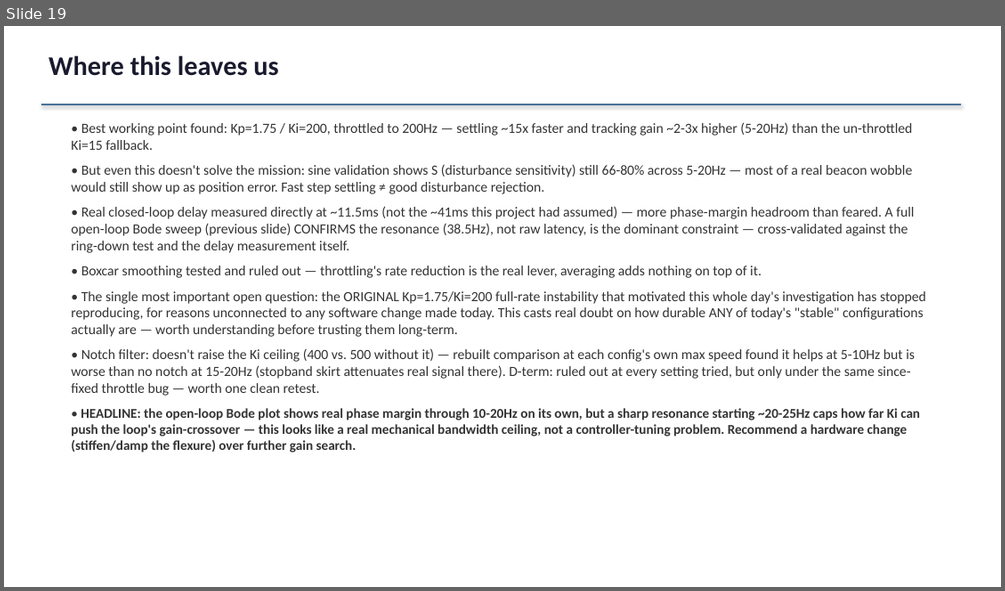
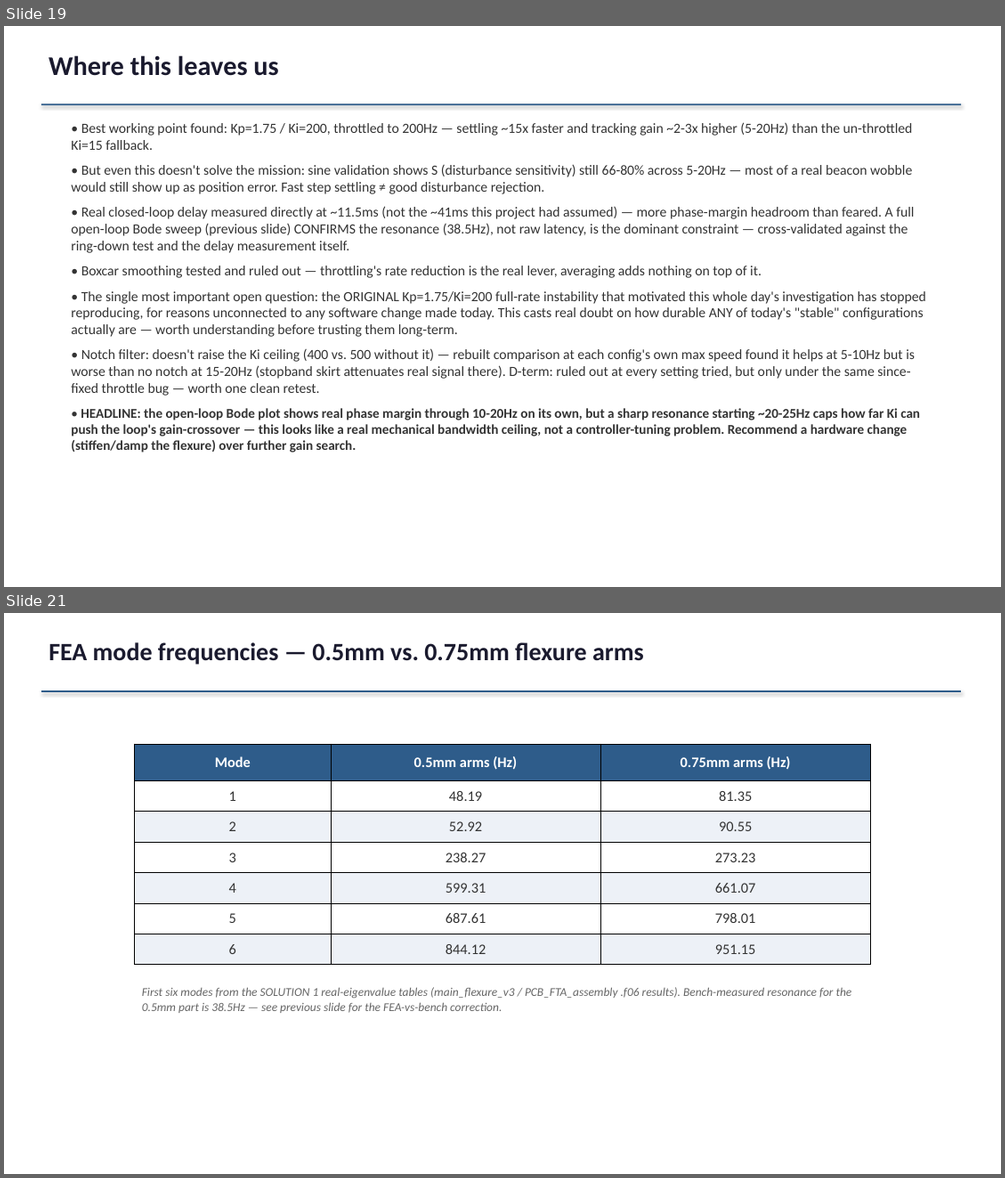
Before and after one commit to ucsbdeepspace/rpi_camera_system, a slide deck: docs/session_results_2026-08-18_pid_tuning.pptx. Shown one above the other, each under a label of ours: slide 19 before the commit, slides 19 and 21 after it; the slides between them are not shown. The pictures are 1005x591 and 1005x1178 pixels, drawn with LibreOffice and Linux fonts; fonts in the diff are those of the drawing. Boxes give left, top, right and bottom in pixels: in the first picture for what was removed or moved away, otherwise in the second. Text is boxed around its words. In the diff, an @@ line names an element or a change of style, - is before the commit and + after.

```diff
--- a/docs/session_results_2026-08-18_pid_tuning.pptx
+++ b/docs/session_results_2026-08-18_pid_tuning.pptx
@@ slide 21 added at (4,613,1001,1174), background #FFFFFF @@
@@ text added at (48,642,644,665), 24 pt, text #1A1A2E, bold @@
+FEA mode frequencies — 0.5mm vs. 0.75mm flexure arms
@@ line added from (41, 691) to (961, 691), #2E5C8A 1.5 pt @@
@@ table added at (135,744,871,965), 7 rows, 3 columns @@
+Mode | 0.5mm arms (Hz) | 0.75mm arms (Hz)
+1 | 48.19 | 81.35
+2 | 52.92 | 90.55
+3 | 238.27 | 273.23
+4 | 599.31 | 661.07
+5 | 687.61 | 798.01
+6 | 844.12 | 951.15
@@ text added at (142,987,852,1013), 11.5 pt, text #666666, italic @@
+First six modes from the SOLUTION 1 real-eigenvalue tables (main_flexure_v3 / PCB_FTA_assembly .f06 results). Bench-measured resonance for the 0.5mm part is 38.5Hz — see previous slide for the FEA-vs-bench correction.
```
Also in this commit, not shown: 1 other slide added, 2 other files.
